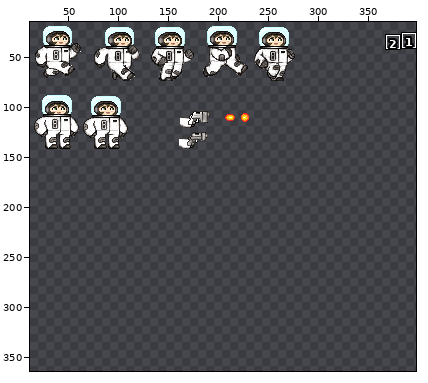
Edited in one commit: sprite sheet (sprites/SheetTinyAstronaut.png). The picture above shows the old version from afar; the outline marks the close-up.
Close-up. Old version:
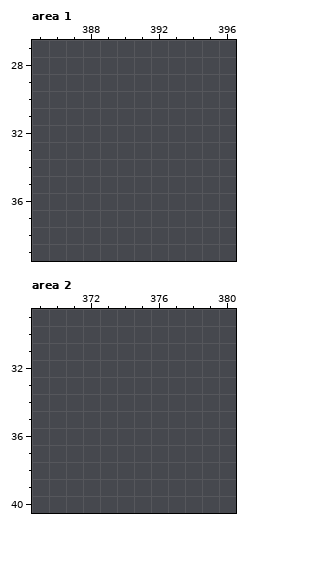
The file is 460x448 pixels. Colours within 5 levels of each other are drawn and written as one. Shown: area 1: x 385..396, y 27..39; area 2: x 369..380, y 29..40. The wide view leaves out empty margins. The commit also changed other parts of the picture, which this record leaves out.
After:
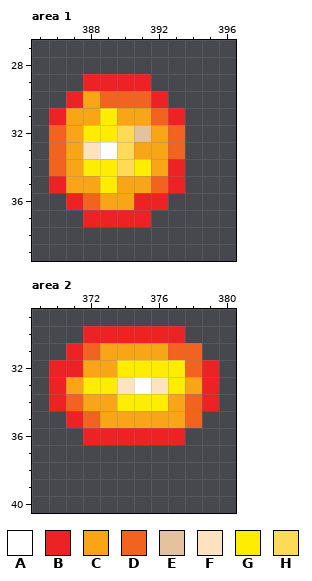
Palette (. is transparent): A #ffffff  B #ed2225  C #f8a517  D #f36320  E #e3c29d  F #ffe3c1  G #ffed01  H #fddb59
Difference:
Area 1:
The edit adds colour A in row 33 at x 389.
The edit adds colour B in row 29 at x 388 to 391; in row 30 at x 387 and 392; in row 31 at x 386 and 393; in row 34 at x 393; in row 35 at x 386 and 393; in row 36 at x 387 and 391 to 392.
The edit adds colour B in row 37 at x 388 to 391.
The edit adds colour C in row 30 at x 388; in row 31 at x 387 to 388 and 390 to 391; in row 32 at x 387 and 392; in row 33 at x 387 and 391 to 392; in row 34 at x 387 and 392; in row 35 at x 387 to 388 and 390 to 391.
The edit adds colour C in row 36 at x 389 to 390.
The edit adds colour D in row 30 at x 389 to 391; in row 31 at x 392; in rows 32 to 33 at x 386 and 393; in row 34 at x 386; in row 35 at x 392; in row 36 at x 388.
The edit adds colour E in row 32 at x 391.
The edit adds colour F in row 33 at x 388.
The edit adds colour G in row 31 at x 389; in row 32 at x 388 to 389; in row 34 at x 388 to 389 and 391; in row 35 at x 389.
The edit adds colour H in rows 32 to 34 at x 390.
Area 2:
The edit adds colour A in row 33 at x 375.
The edit adds colour B in row 30 at x 372 to 377; in row 31 at x 371; in row 32 at x 370 to 371 and 379; in rows 33 to 34 at x 370 and 379; in row 35 at x 371; in row 36 at x 372 to 377.
The edit adds colour C in row 31 at x 373 to 376; in row 32 at x 372 to 373; in row 33 at x 371 and 378; in row 34 at x 372 to 373 and 377; in row 35 at x 373 to 377.
The edit adds colour D in row 31 at x 372 and 377 to 378; in row 32 at x 378; in row 34 at x 371 and 378; in row 35 at x 372 and 378.
The edit adds colour F in row 33 at x 374 and 376.
The edit adds colour G in row 32 at x 374 to 377; in row 33 at x 372 to 373 and 377; in row 34 at x 374 to 376.
Where, in picture pixels (left, top, right, bottom), the same in both close-ups:
added: (49, 74, 185, 227)
added: (49, 326, 219, 445)
